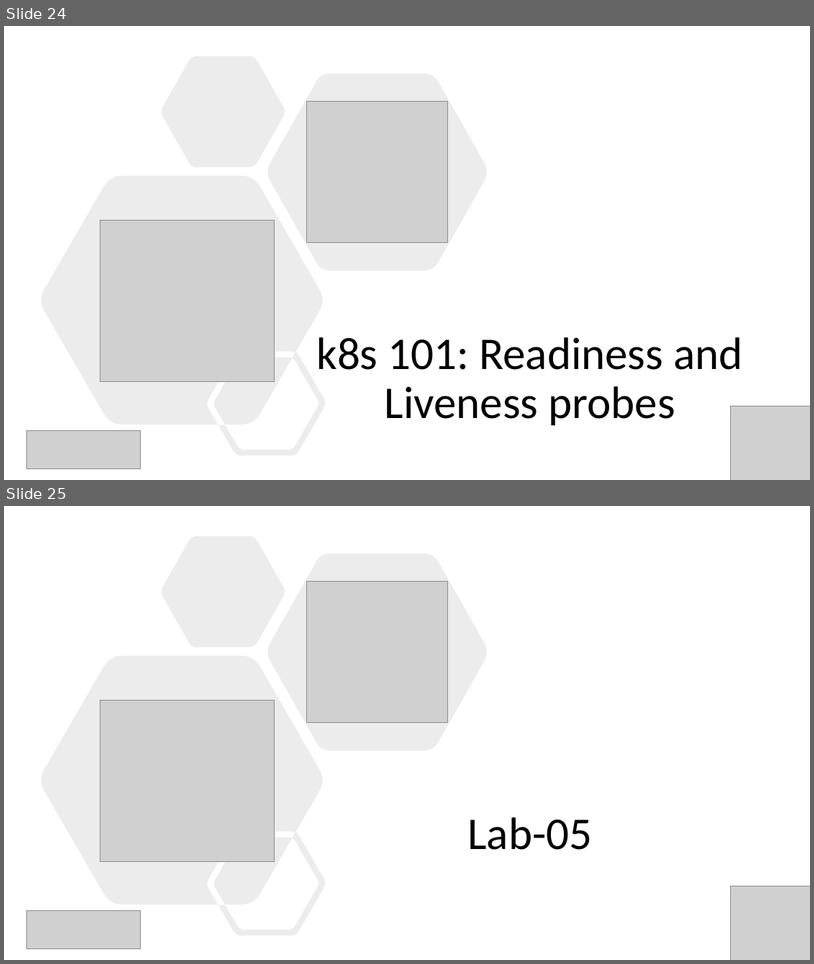
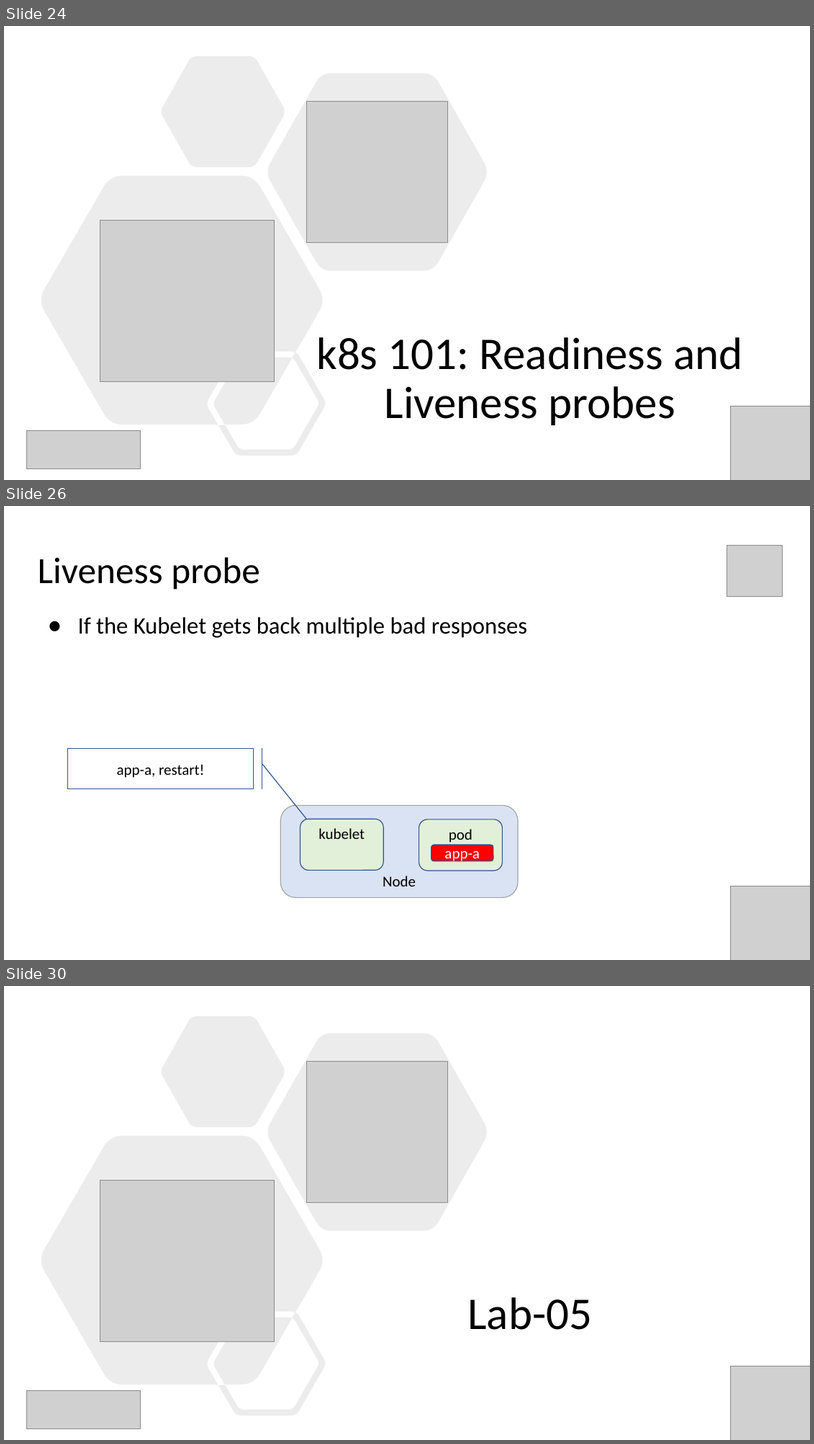
Before and after one commit to evgenyb/aks-workshops, a slide deck: 01-aks-and-k8s-101/slides/Introduction to AKS.pptx. Shown one above the other, each under a label of ours: slides 24 and 25 before the commit, slides 24, 26 and 30 after it; the slides between them are not shown. The pictures are 814x964 and 814x1444 pixels, drawn with LibreOffice and Linux fonts; fonts in the diff are those of the drawing; grey boxes stand for pictures. Boxes give left, top, right and bottom in pixels: in the first picture for what was removed or moved away, otherwise in the second. Text is boxed around its words. In the diff, an @@ line names an element or a change of style, - is before the commit and + after.

```diff
--- a/01-aks-and-k8s-101/slides/Introduction to AKS.pptx
+++ b/01-aks-and-k8s-101/slides/Introduction to AKS.pptx
@@ slide 26 added at box(4, 506, 810, 960), background #FFFFFF @@
@@ picture added at box(728, 546, 783, 597) @@
@@ title added at box(38, 557, 260, 590), 44 pt, text #000000 @@
+Liveness probe
@@ text added at box(78, 617, 527, 638), 28 pt, text #000000 @@
+● If the Kubelet gets back multiple bad responses
@@ accent border callout added at box(67, 749, 254, 789), outline #325491 1 pt, 18 pt, text #000000 @@
+app-a, restart!
@@ rounded rectangle added at box(281, 806, 519, 898), fill #DAE3F3, outline #A5A5A5 1 pt, 18 pt, text #000000 @@
+Node
@@ rounded rectangle added at box(301, 818, 384, 870), fill #E2F0D9, outline #325491 1 pt, 18 pt, text #000000 @@
+kubelet
@@ rounded rectangle added at box(419, 819, 502, 871), fill #E2F0D9, outline #325491 1 pt, 18 pt, text #000000 @@
+pod
@@ rounded rectangle added at box(432, 845, 494, 861), fill #FF0000, outline #325491 1 pt, 18 pt, text #FFFFFF @@
+app-a
@@ picture added at box(731, 885, 810, 960) @@
@@ what was slide 25 is now slide 30 @@
```
Also in this commit, not shown: 1 slide changed, 7 other slides added.
